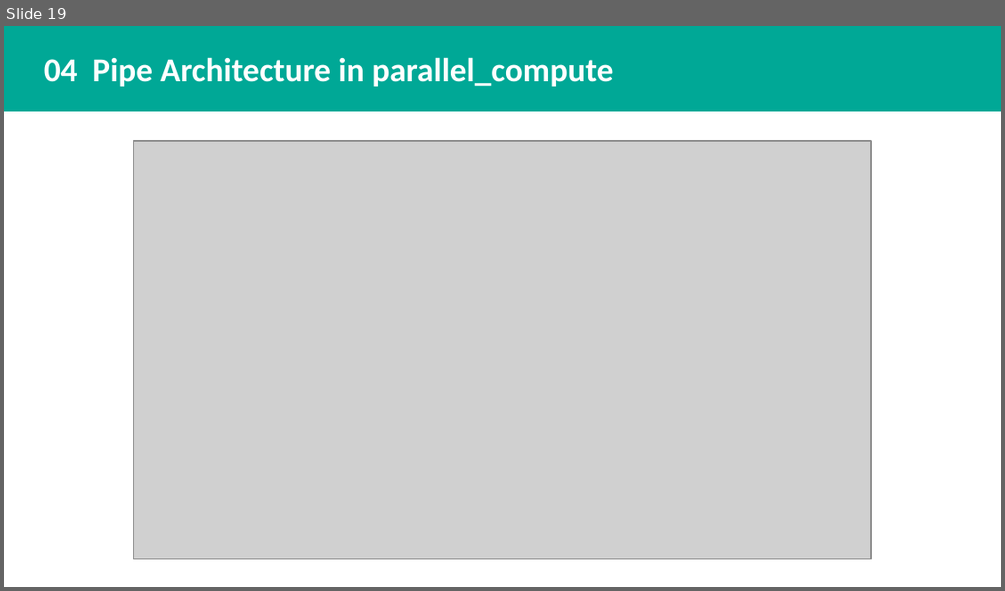
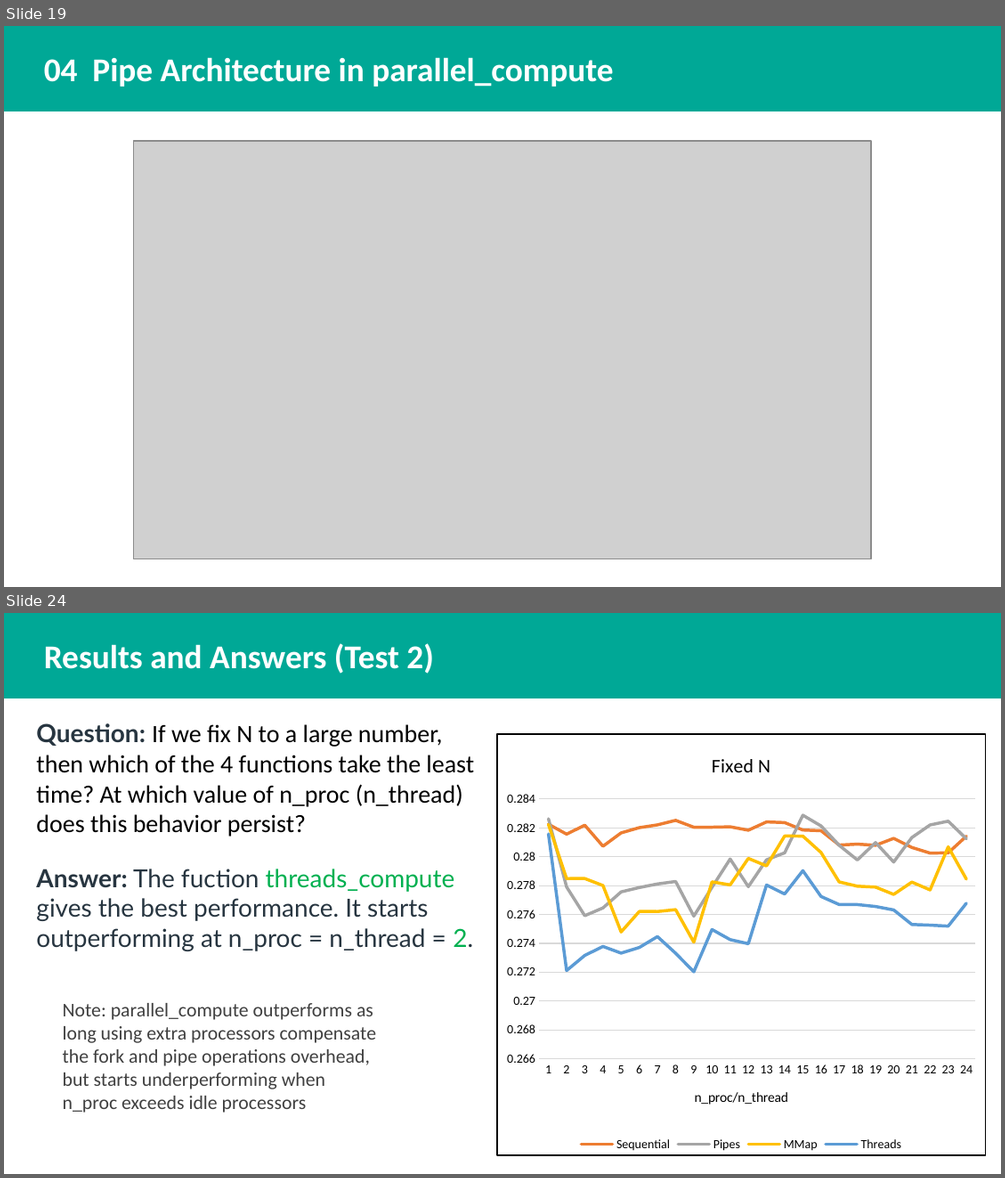
Before and after one commit to Sama3mad/Project-5---IPC-via-Shared-Memory-POSIX-Threads-, a slide deck: project_slides.pptx. Shown one above the other, each under a label of ours: slide 19 before the commit, slides 19 and 24 after it; the slides between them are not shown. The pictures are 1005x591 and 1005x1178 pixels, drawn with LibreOffice and Linux fonts; fonts in the diff are those of the drawing; grey boxes stand for pictures. Boxes give left, top, right and bottom in pixels: in the first picture for what was removed or moved away, otherwise in the second. Text is boxed around its words. In the diff, an @@ line names an element or a change of style, - is before the commit and + after.

```diff
--- a/project_slides.pptx
+++ b/project_slides.pptx
@@ slide 24 added at box(4, 613, 1001, 1174), background #FFFFFF @@
@@ rectangle added at box(4, 613, 1001, 698), fill #00A896, outline #00A896 1 pt @@
@@ text added at box(44, 643, 434, 674), 24 pt, text #FFFFFF, bold @@
+Results and Answers (Test 2)
@@ text added at box(36, 723, 474, 951), 18 pt, text #000000 @@
+Question: If we fix N to a large number, then which of the 4 functions take the least time? At which value of n_proc (n_thread) does this behavior persist?
+Answer: The fuction threads_compute gives the best performance. It starts outperforming at n_proc = n_thread = 2.
@@ line chart added at box(496, 734, 986, 1156) @@
+title "Fixed N "
+categories: 1, 2, 3, 4, 5, 6, 7, 8, 9, 10, 11, 12, 13, 14, 15, 16, 17, 18, 19, 20, 21, 22, 23, 24
+Sequential: 0.282, 0.282, 0.282, 0.281, 0.282, 0.282, 0.282, 0.283, 0.282, 0.282, 0.282, 0.282, 0.282, 0.282, 0.282, 0.282, 0.281, 0.281, 0.281, 0.281, 0.281, 0.28, 0.28, 0.281
+Pipes: 0.283, 0.278, 0.276, 0.276, 0.278, 0.278, 0.278, 0.278, 0.276, 0.278, 0.28, 0.278, 0.28, 0.28, 0.283, 0.282, 0.281, 0.28, 0.281, 0.28, 0.281, 0.282, 0.282, 0.281
+MMap: 0.282, 0.278, 0.278, 0.278, 0.275, 0.276, 0.276, 0.276, 0.274, 0.278, 0.278, 0.28, 0.279, 0.281, 0.281, 0.28, 0.278, 0.278, 0.278, 0.277, 0.278, 0.278, 0.281, 0.278
+Threads: 0.282, 0.272, 0.273, 0.274, 0.273, 0.274, 0.274, 0.273, 0.272, 0.275, 0.274, 0.274, 0.278, 0.277, 0.279, 0.277, 0.277, 0.277, 0.277, 0.276, 0.275, 0.275, 0.275, 0.277
@@ text added at box(63, 1003, 376, 1112), 14 pt, text #404040 @@
+Note: parallel_compute outperforms as long using extra processors compensate the fork and pipe operations overhead, but starts underperforming when n_proc exceeds idle processors
```
Also in this commit, not shown: 1 slide changed, 4 other slides added, 7 other files.
